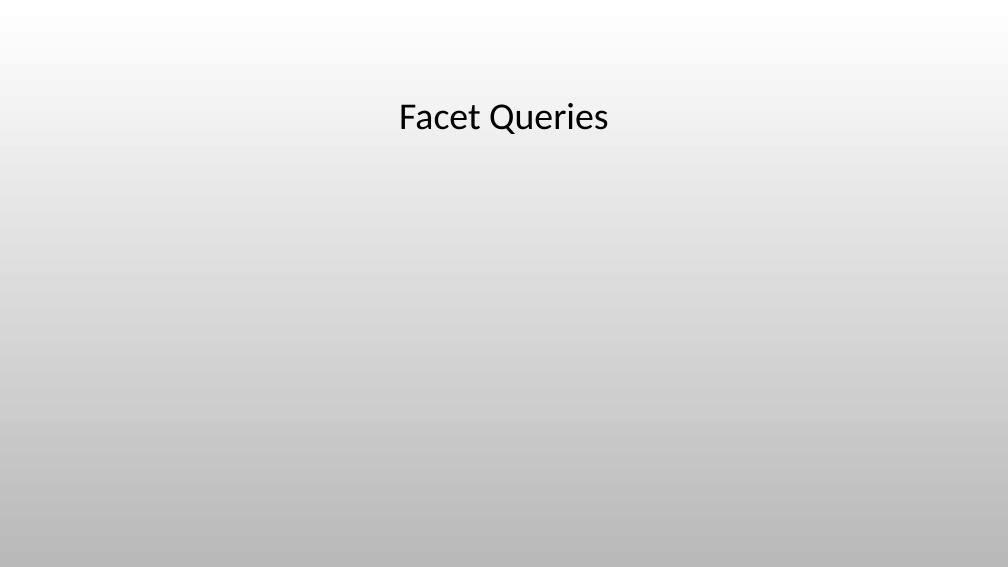
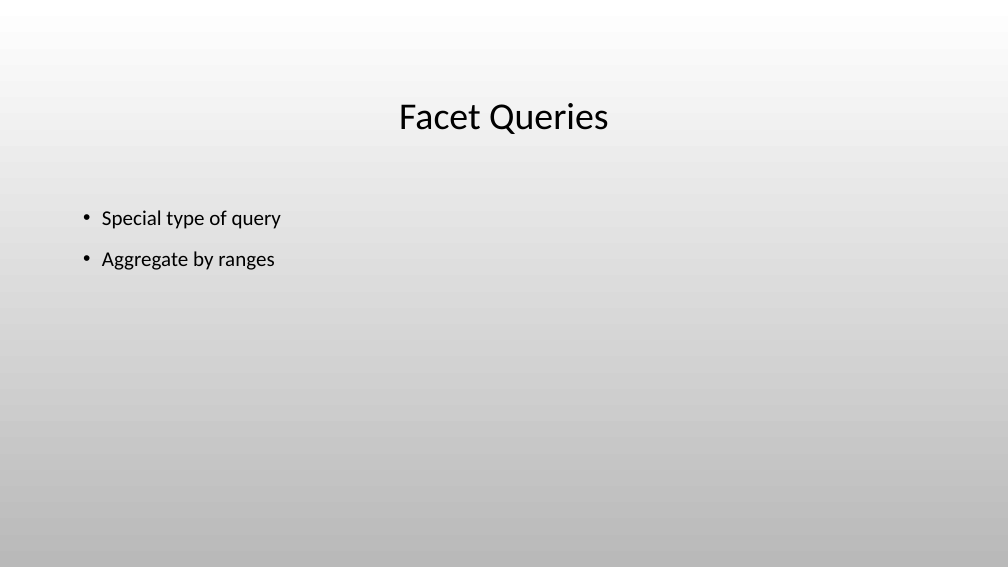
Before and after one commit to myarichuk/SeminarStuff, a slide deck: slide 4 of Presentations/Advanced Topics.pptx. Drawn at 1008x567 pixels with LibreOffice and Linux fonts; fonts in the diff are those of the drawing; background and template pictures are left out. Boxes give left, top, right and bottom in pixels: in the first picture for what was removed or moved away, otherwise in the second. Text is boxed around its words. In the diff, an @@ line names an element or a change of style, - is before the commit and + after.

```diff
--- a/Presentations/Advanced Topics.pptx
+++ b/Presentations/Advanced Topics.pptx
@@ text added at <box>102,210,281,270</box>, 20 pt, text #000000 @@
+• Special type of query
+• Aggregate by ranges
```
Also in this commit, not shown: 2 other files.
